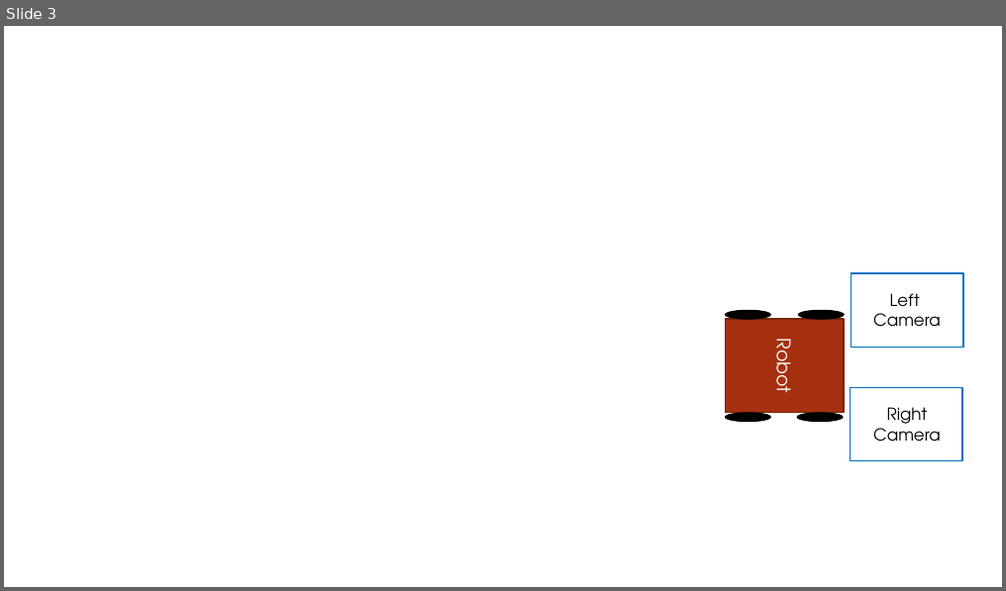
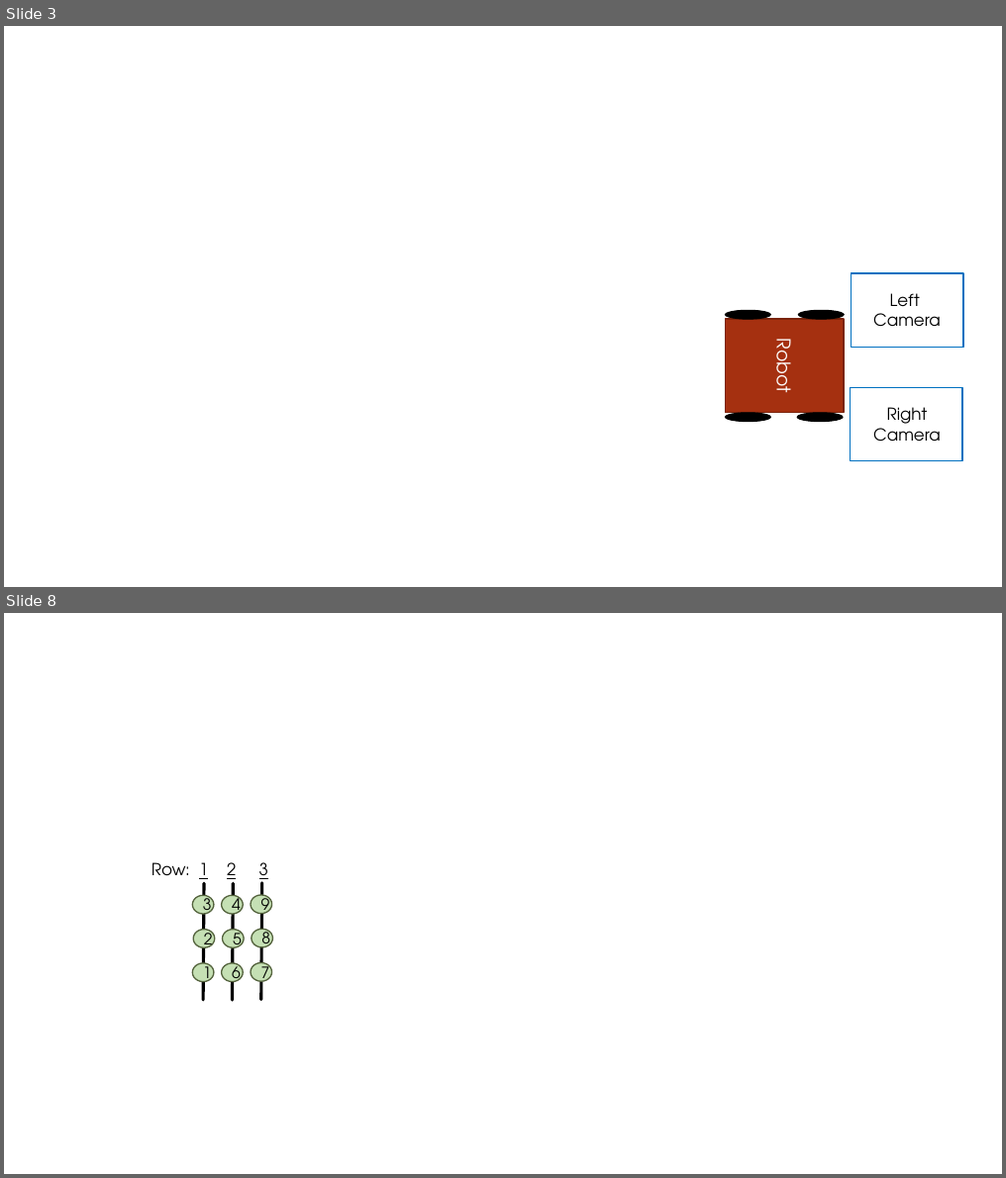
Before and after one commit to kmcgahee/Thesis, a slide deck: source/figures/thesis_figures.pptx. Shown one above the other, each under a label of ours: slide 3 before the commit, slides 3 and 8 after it; the slides between them are not shown. The pictures are 1006x591 and 1006x1178 pixels, drawn with LibreOffice and Linux fonts; fonts in the diff are those of the drawing. Boxes give left, top, right and bottom in pixels: in the first picture for what was removed or moved away, otherwise in the second. Text is boxed around its words. In the diff, an @@ line names an element or a change of style, - is before the commit and + after.

```diff
--- a/source/figures/thesis_figures.pptx
+++ b/source/figures/thesis_figures.pptx
@@ slide 8 added at [4,613,1002,1174], background #FFFFFF @@
@@ text added at [152,862,268,884], 16 pt, text #000000 @@
+Row: 1 2 3
@@ ellipse added at [193,895,214,914], fill #C5E0B4, outline #54633D 1.25 pt, 15 pt, text #000000 @@
+3
@@ line added from (204, 883) to (203, 1000), #000000 3 pt @@
@@ ellipse added at [222,895,244,914], fill #C5E0B4, outline #54633D 1.25 pt, 15 pt, text #000000 @@
+4
@@ line added from (233, 883) to (233, 1000), #000000 3 pt @@
@@ ellipse added at [251,895,272,914], fill #C5E0B4, outline #54633D 1.25 pt, 15 pt, text #000000 @@
+9
@@ line added from (262, 883) to (261, 1000), #000000 3 pt @@
@@ ellipse added at [193,930,215,949], fill #C5E0B4, outline #54633D 1.25 pt, 15 pt, text #000000 @@
+2
@@ ellipse added at [223,930,245,949], fill #C5E0B4, outline #54633D 1.25 pt, 15 pt, text #000000 @@
+5
@@ ellipse added at [252,929,273,948], fill #C5E0B4, outline #54633D 1.25 pt, 15 pt, text #000000 @@
+8
@@ ellipse added at [193,963,214,982], fill #C5E0B4, outline #54633D 1.25 pt, 15 pt, text #000000 @@
+1
@@ ellipse added at [222,963,244,982], fill #C5E0B4, outline #54633D 1.25 pt, 15 pt, text #000000 @@
+6
@@ ellipse added at [251,963,272,982], fill #C5E0B4, outline #54633D 1.25 pt, 15 pt, text #000000 @@
+7
```
Also in this commit, not shown: 5 other slides added, 10 other files.
